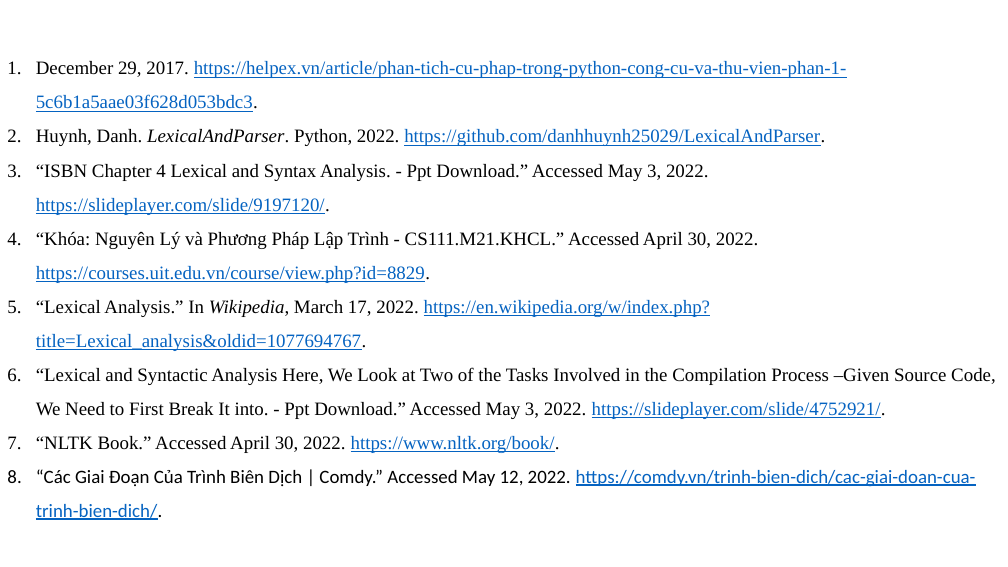
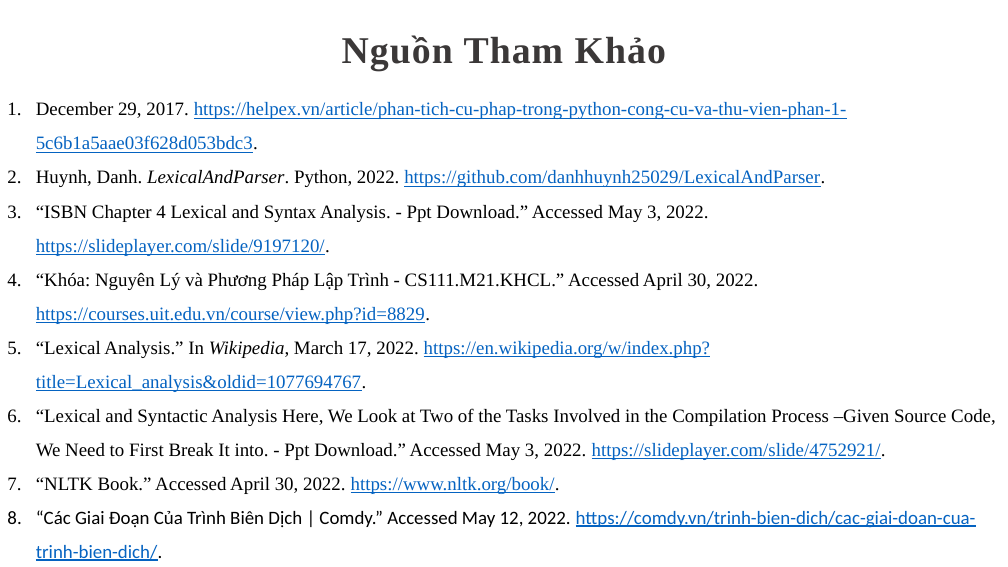
Before and after one commit to thompsondd/Shift-Reduce-Parsers, a slide deck: slide 22 of Presentation/Shift_Reduce_Parsers_Presentation.pptx (slide 19 before the commit). Drawn at 1008x567 pixels with LibreOffice and Linux fonts; fonts in the diff are those of the drawing. Boxes give left, top, right and bottom in pixels: in the first picture for what was removed or moved away, otherwise in the second. Text is boxed around its words. In the diff, an @@ line names an element or a change of style, - is before the commit and + after.

Commit message:
Change some slide

```diff
--- a/Presentation/Shift_Reduce_Parsers_Presentation.pptx
+++ b/Presentation/Shift_Reduce_Parsers_Presentation.pptx
@@ text added at [342, 35, 666, 71], 36 pt, text #3B3838, bold @@
+Nguồn Tham Khảo
@@ text "December 29, 2017. https://helpex.vn/article/phan-tich-cu-ph ...": place and size @@
-text "December 29, 2017. https://helpex.vn/article/phan-tich-cu-ph ..." at [36, 61, 996, 520]
+text "December 29, 2017. https://helpex.vn/article/phan-tich-cu-ph ..." at [36, 102, 996, 561]
```
Also in this commit, not shown: 2 other slides changed, 3 slides added.
